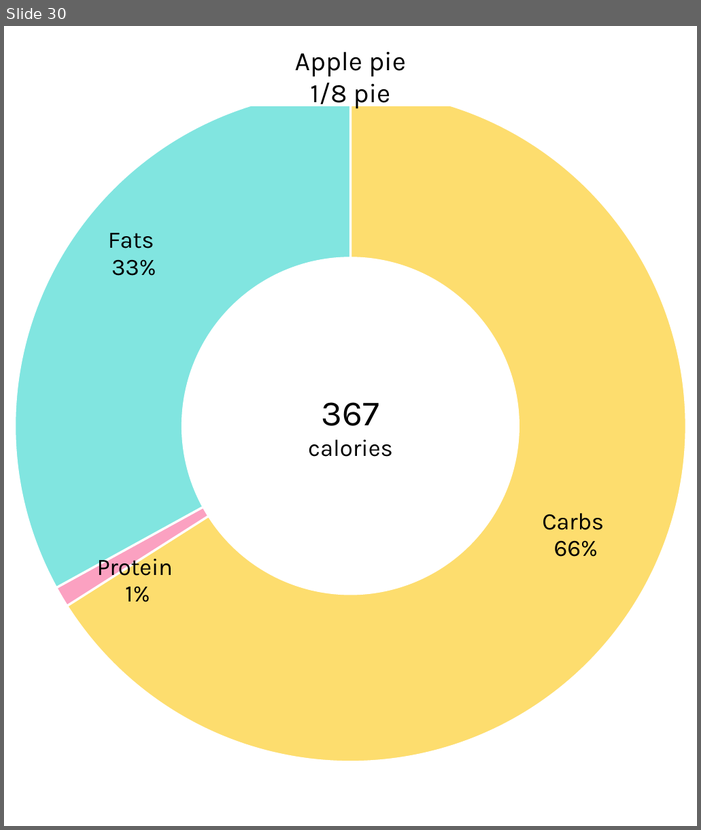
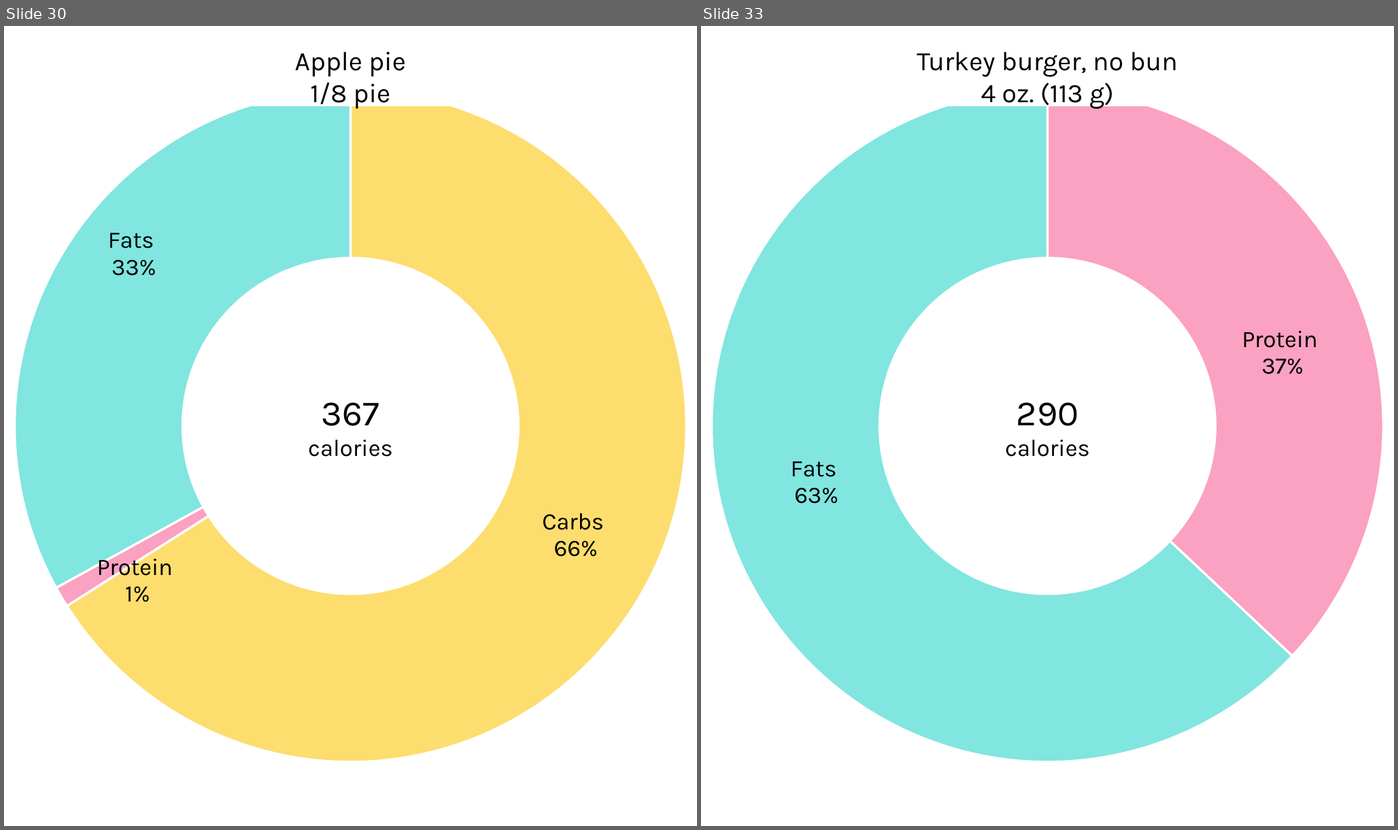
Before and after one commit to nicetats/macromania, a slide deck: Images/NutritionLabels/FoodTrackerPercentages.pptx. Shown side by side, each under a label of ours: slide 30 before the commit, slides 30 and 33 after it; the slides between them are not shown. The pictures are 701x830 and 1398x830 pixels, drawn with LibreOffice and Linux fonts; fonts in the diff are those of the drawing. Boxes give left, top, right and bottom in pixels: in the first picture for what was removed or moved away, otherwise in the second. Text is boxed around its words. In the diff, an @@ line names an element or a change of style, - is before the commit and + after.

```diff
--- a/Images/NutritionLabels/FoodTrackerPercentages.pptx
+++ b/Images/NutritionLabels/FoodTrackerPercentages.pptx
@@ slide 33 added at (701, 26, 1394, 826), background #FFFFFF @@
@@ doughnut chart added at (701, 26, 1394, 826) @@
+categories: Carbs, Protein, Fats
+Series 1: 0, 0.37, 0.63
@@ rectangle added at (861, 46, 1234, 105), fill #FFFFFF, outline #FFFFFF 1 pt, 18 pt, text #000000 @@
+Turkey burger, no bun
+4 oz. (113 g)
@@ text added at (1005, 402, 1090, 456), 16 pt, text #000000 @@
+290
+calories
```
Also in this commit, not shown: 5 other slides added, 14 other files.
